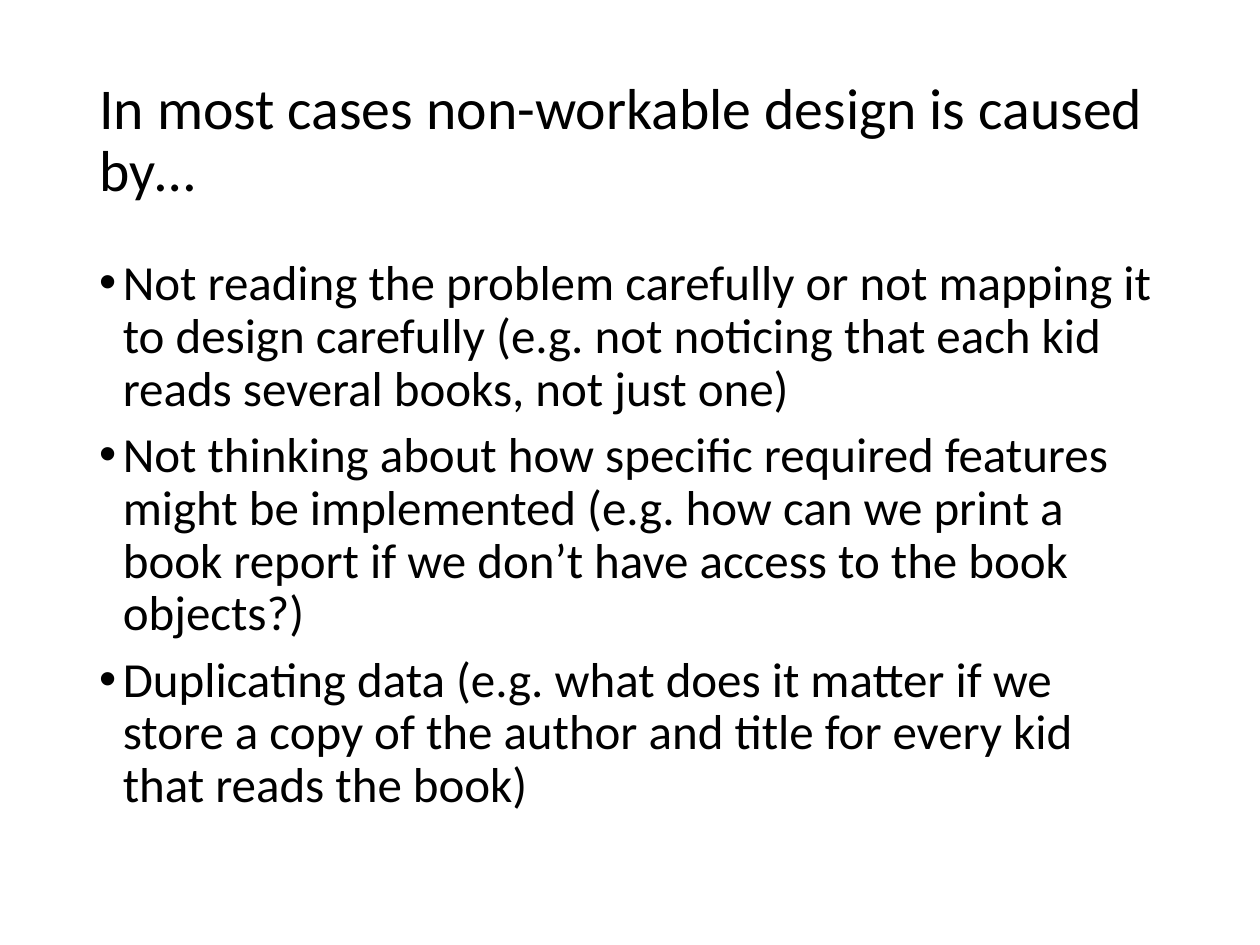
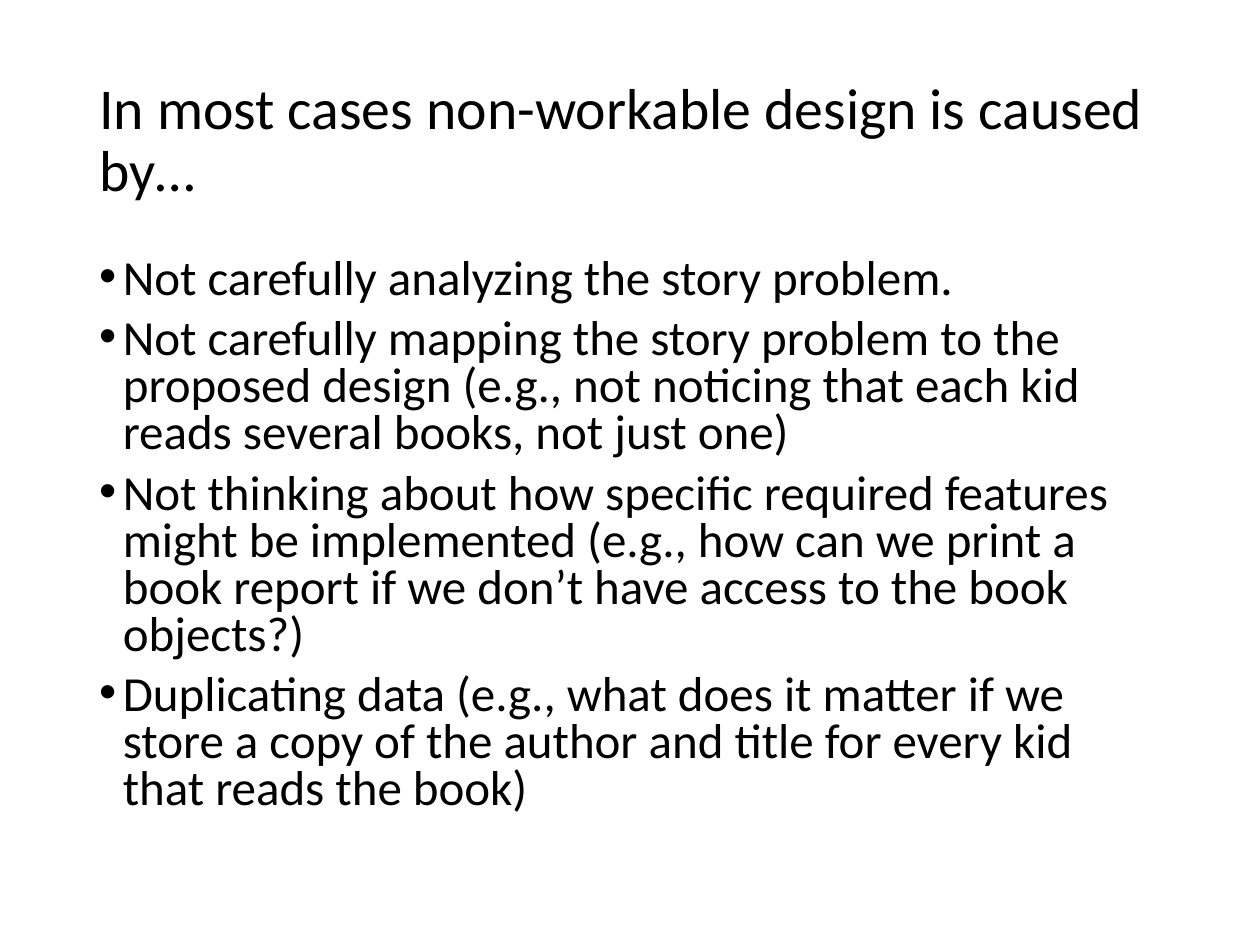
Before and after one commit to RHIT-CSSE/csse220, a slide deck: slide 44 of ClassMaterials/SETechniques/Slides/SoftwareEngineeringTechniques.pptx (slide 38 before the commit). Drawn at 1260x945 pixels with LibreOffice and Linux fonts; fonts in the diff are those of the drawing. Boxes give left, top, right and bottom in pixels: in the first picture for what was removed or moved away, otherwise in the second. Text is boxed around its words. In the diff, an @@ line names an element or a change of style, - is before the commit and + after.

Commit message:
update SET slides

```diff
--- a/ClassMaterials/SETechniques/Slides/SoftwareEngineeringTechniques.pptx
+++ b/ClassMaterials/SETechniques/Slides/SoftwareEngineeringTechniques.pptx
@@ text at bbox=[123, 261, 1108, 812]: text changed @@
-• Not reading the problem carefully or not mapping it to design carefully (e.g. not noticing that each kid reads several books, not just one)
-• Not thinking about how specific required features might be implemented (e.g. how can we print a book report if we don’t have access to the book objects?)
-• Duplicating data (e.g. what does it matter if we store a copy of the author and title for every kid that reads the book)
+• Not carefully analyzing the story problem.
+• Not carefully mapping the story problem to the proposed design (e.g., not noticing that each kid reads several books, not just one)
+• Not thinking about how specific required features might be implemented (e.g., how can we print a book report if we don’t have access to the book objects?)
+• Duplicating data (e.g., what does it matter if we store a copy of the author and title for every kid that reads the book)
```
Also in this commit, not shown: 12 other slides changed, 7 slides added.
